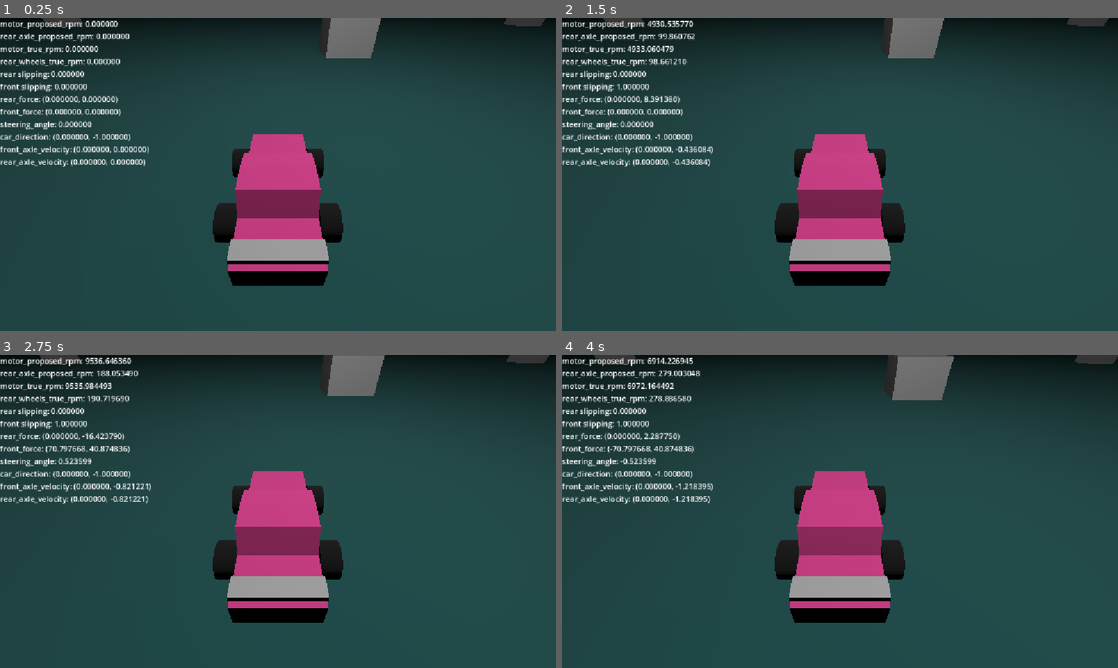
Above: before the commit, frames 1-4 (two rows, left to right).
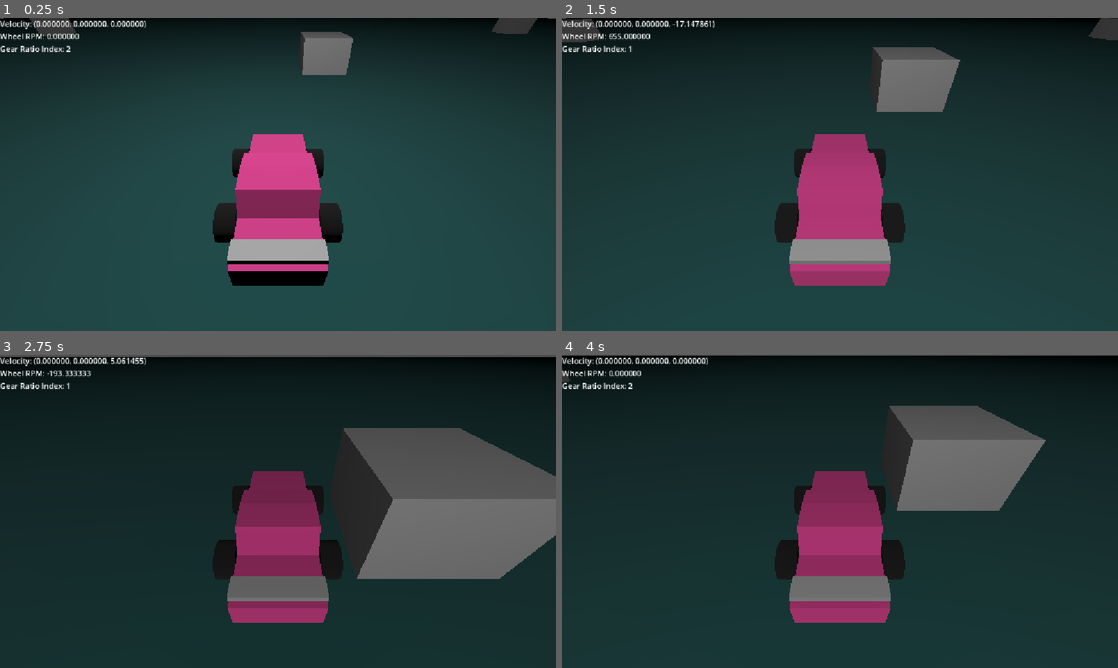
Above: after the commit, the same moments.

Repository: FlameFreezer/170.3
Game: Godot game, scene res://scenes/drive_test_chamber.tscn
Two runs of this game, one before a commit and one after it. Both use one fixed random seed, a clock stepped at 60 frames per second and the inputs below. This scene is started directly instead of the project's main scene.
Inputs:
- Up to frame 1 (0.25 s): no input
- Up to frame 2 (1.5 s): tap Enter at 0.5 s; hold D (steer right) 0.53-1.28 s; hold W (throttle) 0.53-1.28 s; hold Q (downshift) from 1.28 s (still down); tap Shift (clutch) at 1.35 s
- Up to frame 3 (2.75 s): tap W (throttle) at 1.55 s; release Q (downshift) at 2.03 s; hold D (steer right) from 2.03 s (still down); hold W (throttle) from 2.03 s (still down)
- Up to frame 4 (4 s): release D (steer right) at 2.78 s; release W (throttle) at 2.78 s; hold E (upshift) 2.78-3.53 s; tap W (throttle) at 2.85, 3.8 s; hold A (steer left) from 3.53 s (still down); hold Shift (clutch) from 3.53 s (still down)

The runs differ from the first frame. In frame 1, 5.6% of the frame differs, in the area x 0-100%, y 0-48%; in frame 2, 14%; in frame 3, 69%, in the area x 0-100%, y 0-100%; in frame 4, 42%.

Commit message:
Basic controllable car with gear shifting and handbrake

Diff:
--- a/project.godot
+++ b/project.godot
@@ -29,7 +29,7 @@
 }
 handbrake={
 "deadzone": 0.2,
-"events": [Object(InputEventKey,"resource_local_to_scene":fa …(140 unchanged characters)… d":false,"keycode":0,"physical_keycode":32,"key_label":0,"unicode":32,"location":0,"echo":false,"script":null)
+"events": [Object(InputEventKey,"resource_local_to_scene":fa …(140 unchanged characters)… d":false,"keycode":0,"physical_keycode":83,"key_label":0,"unicode":115,"location":0,"echo":false,"script":null)
 ]
 }
 "steer left"={
--- a/scenes/Prefabs/PHCar.tscn
+++ b/scenes/Prefabs/PHCar.tscn
@@ -1,12 +1,12 @@
 [gd_scene format=3 uid="uid://bkx6w4rf3e4w0"]
 
+[ext_resource type="Script" uid="uid://bjgv2hp14gx7d" path="res://scripts/Car/car_controller.gd" id="1_0ixyv"]
 [ext_resource type="ArrayMesh" uid="uid://cqrgdna7whk3n" path="res://Assets/170_3_PH2_CarBody.obj" id="1_py02g"]
 [ext_resource type="ArrayMesh" uid="uid://85gi517fuxsg" path="res://Assets/170_3_PH_Tire.obj" id="2_8ty4o"]
-[ext_resource type="Script" uid="uid://ch58kxdecqotd" path="res://Scripts/Car/chassis.gd" id="2_w70d6"]
-[ext_resource type="Script" uid="uid://nfmh3d52fr6m" path="res://Scripts/UI/hud_txt.gd" id="4_0ixyv"]
+[ext_resource type="Script" uid="uid://nfmh3d52fr6m" path="res://scripts/UI/hud_txt.gd" id="4_0ixyv"]
 
-[sub_resource type="PhysicsMaterial" id="PhysicsMaterial_w70d6"]
-friction = 0.0
+[sub_resource type="BoxShape3D" id="BoxShape3D_oajxw"]
+size = Vector3(2, 1, 5)
 
 [sub_resource type="StandardMaterial3D" id="StandardMaterial3D_0wfyh"]
 albedo_color = Color(0.73541087, 0.20021743, 0.47464514, 1)
@@ -23,14 +23,16 @@
 [sub_resource type="StandardMaterial3D" id="StandardMaterial3D_caoin"]
 albedo_color = Color(0, 0, 0, 1)
 
-[sub_resource type="BoxShape3D" id="BoxShape3D_oajxw"]
-size = Vector3(2, 1, 5)
+[node name="PHCar" type="CharacterBody3D" unique_id=88021085]
+script = ExtResource("1_0ixyv")
+throttle_force = 100000.0
+wheel_diameter = 0.5
+wheel_spindown_rate = 100.0
+handbrake_power = 1000.0
+gear_ratios = Array[float]([-50.0, -100.0, 100.0, 50.0, 25.0, 10.0])
 
-[node name="PHCar" type="RigidBody3D" unique_id=1930104507]
-mass = 1500.0
-physics_material_override = SubResource("PhysicsMaterial_w70d6")
-script = ExtResource("2_w70d6")
-gear_ratios = Array[float]([0.02, 0.04, 0.08, 0.16, 0.32, 0.5])
+[node name="CollisionShape3D" type="CollisionShape3D" parent="." unique_id=2110563621]
+shape = SubResource("BoxShape3D_oajxw")
 
 [node name="1703Ph2CarBody" type="MeshInstance3D" parent="." unique_id=1837564033]
 transform = Transform3D(1, 0, 0, 0, 1, 0, 0, 0, 1, 0, -0.49327415, 0.29302418)
@@ -57,11 +59,9 @@
 mesh = ExtResource("2_8ty4o")
 surface_material_override/0 = SubResource("StandardMaterial3D_caoin")
 
-[node name="CollisionShape3D" type="CollisionShape3D" parent="." unique_id=2110563621]
-shape = SubResource("BoxShape3D_oajxw")
-
 [node name="Camera3D" type="Camera3D" parent="." unique_id=952696114]
 transform = Transform3D(1, 0, 0, 0, 0.7606997, 0.64910406, 0, -0.64910406, 0.7606997, 0, 4.331213, 4.5360284)
+current = true
 
 [node name="HUD" type="Control" parent="." unique_id=594348716]
 layout_mode = 3
@@ -69,15 +69,16 @@
 offset_right = 40.0
 offset_bottom = 40.0
 
-[node name="Text" type="Label" parent="HUD" unique_id=1056205871 node_paths=PackedStringArray("car")]
+[node name="Text" type="Label" parent="HUD" unique_id=1056205871]
 layout_mode = 0
 offset_right = 40.0
 offset_bottom = 23.0
 script = ExtResource("4_0ixyv")
-car = NodePath("../..")
 
 [node name="1703RearAxlePos" type="Node3D" parent="." unique_id=1459796571]
 transform = Transform3D(1, 0, 0, 0, 1, 0, 0, 0, 1, 0, 0, 1.5)
 
 [node name="1703FrontAxlePos" type="Node3D" parent="." unique_id=1011277626]
 transform = Transform3D(1, 0, 0, 0, 1, 0, 0, 0, 1, 0, 0, -1.5)
+
+[connection signal="update_values" from="." to="HUD/Text" method="_update_text"]
--- a/scenes/drive_test_chamber.tscn
+++ b/scenes/drive_test_chamber.tscn
@@ -13,14 +13,6 @@
 [node name="FloorTile" parent="." unique_id=1666266216 instance=ExtResource("1_4mfdp")]
 transform = Transform3D(128, 0, 0, 0, 128, 0, 0, 0, 128, -64.99713, 0, -64.99519)
 physics_material_override = SubResource("PhysicsMaterial_4mfdp")
-
-[node name="PHCar" parent="." unique_id=1930104507 instance=ExtResource("2_ivdt8")]
-transform = Transform3D(1, 0, 0, 0, 1, 0, 0, 0, 1, -2.5200164, 0.6708431, 0.48898888)
-front_wheels_static_friction = 50.0
-front_wheels_kinetic_friction = 20.0
-rear_wheels_static_friction = 50.0
-rear_wheels_kinetic_friction = 20.0
-wheel_diameter = 5.0
 
 [node name="OmniLight3D" type="OmniLight3D" parent="." unique_id=421569984]
 transform = Transform3D(1, 0, 0, 0, 1, 0, 0, 0, 1, 0, 15.620911, 0)
@@ -62,3 +54,6 @@
 [node name="MeshInstance3D6" type="MeshInstance3D" parent="." unique_id=310483051]
 transform = Transform3D(5, 0, 0, 0, 5, 0, 0, 0, 5, 61.257584, 1.0000019, 69.97217)
 mesh = SubResource("BoxMesh_oajxw")
+
+[node name="PHCar" parent="." unique_id=88021085 instance=ExtResource("2_ivdt8")]
+transform = Transform3D(1, 0, 0, 0, 1, 0, 0, 0, 1, 0, 2.1156666, 0)
--- /dev/null
+++ b/scripts/Car/car_controller.gd
@@ -0,0 +1,54 @@
+extends CharacterBody3D
+signal update_values(String)
+
+## Amount of acceleleration to apply from the throttle
+@export var throttle_force: float
+
+## Max static friction force that can be applied
+@export var static_friction_force: float
+@export var kinetic_friction_force: float
+## Diameter of the wheels in meters
+@export var wheel_diameter: float
+@export var wheel_spindown_rate: float
+@export var handbrake_power: float
+@export var gear_ratios: Array[float]
+
+var _throttle_state: float = 0.0
+var _wheel_rpm: float = 0.0
+var _handbrake_state: float = 0.0
+var _current_gear_ratio_index: int = 2
+
+func _physics_process(delta: float) -> void:
+	if not is_on_floor():
+		velocity += get_gravity() * delta
+
+	if Input.is_action_pressed("throttle"):
+		_throttle_state = 1.0
+	else:
+		_throttle_state = 0.0
+
+	if Input.is_action_pressed("handbrake"):
+		_handbrake_state = 1.0
+	else:
+		_handbrake_state = 0.0
+
+	if Input.is_action_just_pressed("upshift"):
+		change_gear_ratio(1)
+	if Input.is_action_just_pressed("downshift"):
+		change_gear_ratio(-1)
+
+	_wheel_rpm += _throttle_state * throttle_force * delta / gear_ratios[_current_gear_ratio_index]
+	_wheel_rpm = move_toward(_wheel_rpm, 0.0, (wheel_spindown_rate + _handbrake_state * handbrake_power) * delta)
+	velocity = transform.basis * Vector3.FORWARD * wheel_diameter * PI * _wheel_rpm * delta
+
+	update_values.emit("Velocity: %v\nWheel RPM: %f\nGear Ratio Index: %d" % [velocity, _wheel_rpm, _current_gear_ratio_index])
+
+	move_and_slide()
+
+func change_gear_ratio(shift: int) -> void:
+	_current_gear_ratio_index += shift
+	_current_gear_ratio_index = max(0, min(_current_gear_ratio_index, gear_ratios.size() - 1))
+	#if _current_gear_ratio_index >= gear_ratios.size():
+		#_current_gear_ratio_index = gear_ratios.size() - 1
+	#elif _current_gear_ratio_index < 0:
+		#_current_gear_ratio_index = 0
--- a/scripts/UI/hud_txt.gd
+++ b/scripts/UI/hud_txt.gd
@@ -1,11 +1,4 @@
 extends Label
-
-@export var car: Chassis
-
-
-# Called when the node enters the scene tree for the first time.
-func _ready() -> void:
-	car.update_values.connect(_update_text)
 
 # Called every frame. 'delta' is the elapsed time since the previous frame.
 func _process(_delta: float) -> void:
Not shown, added: scripts/Car/car_controller.gd.uid
